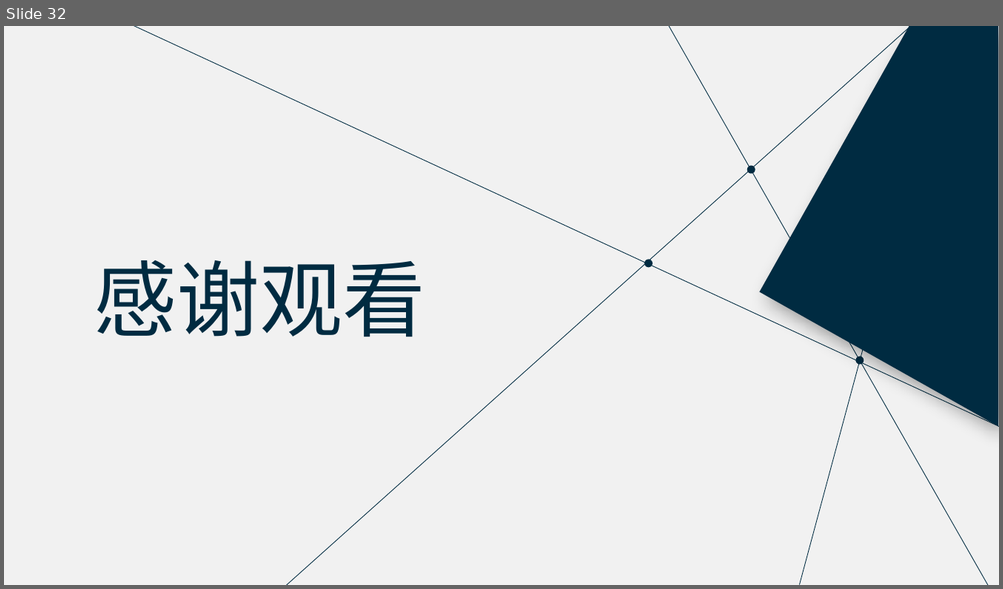
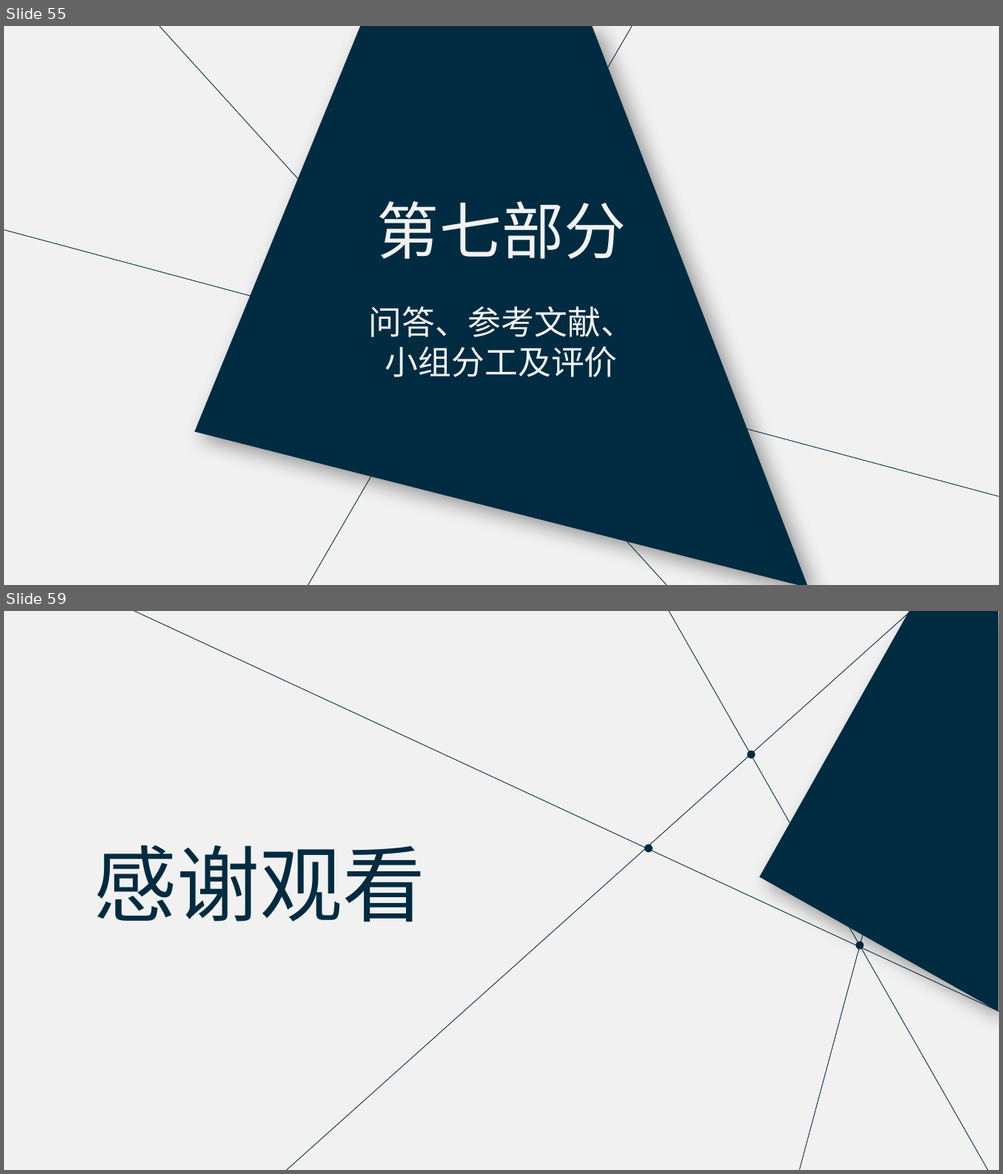
Before and after one commit to PRD2018-G18/PRD2018, a slide deck: 非受控文档/过程文档/UML工具/UML工具.pptx. Shown one above the other, each under a label of ours: slide 32 before the commit, slides 55 and 59 after it; the slides between them are not shown. The pictures are 1003x589 and 1003x1174 pixels, drawn with LibreOffice and Linux fonts; fonts in the diff are those of the drawing. Boxes give left, top, right and bottom in pixels: in the first picture for what was removed or moved away, otherwise in the second. Text is boxed around its words. In the diff, an @@ line names an element or a change of style, - is before the commit and + after.

```diff
--- a/非受控文档/过程文档/UML工具/UML工具.pptx
+++ b/非受控文档/过程文档/UML工具/UML工具.pptx
@@ slide 55 added at (x1=4, y1=26, x2=999, y2=585), background #F1F1F1 @@
@@ line added from (669, 585) to (159, 26), #002B41 0.63 pt @@
@@ freeform shape added at (x1=194, y1=26, x2=808, y2=585), fill #002B41 @@
@@ line added from (640, 26) to (307, 585), #002B41 0.63 pt @@
@@ text added at (x1=377, y1=201, x2=626, y2=259), 60 pt, text #F2F2F2 @@
+第七部分
@@ line added from (4, 230) to (999, 497), #002B41 0.63 pt @@
@@ text added at (x1=369, y1=306, x2=634, y2=378), 32 pt, text #F2F2F2 @@
+问答、参考文献、小组分工及评价
@@ what was slide 32 is now slide 59 @@
```
Also in this commit, not shown: 4 slides changed, 26 other slides added.
